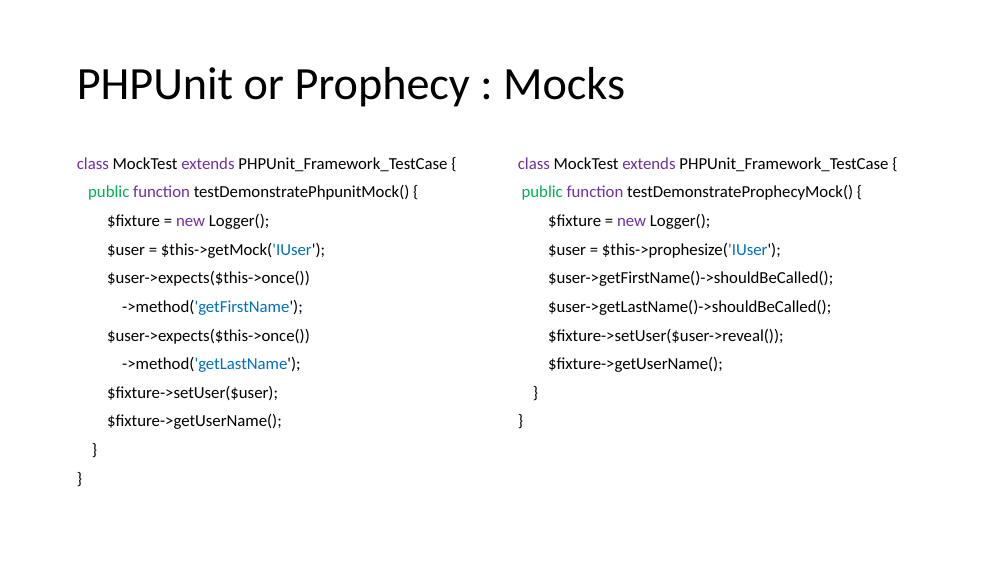
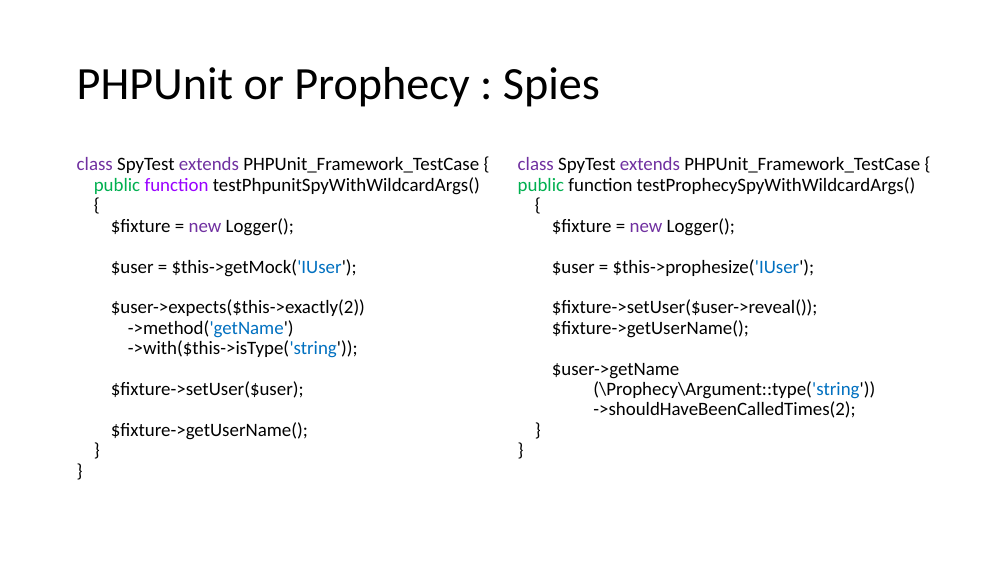
Before and after one commit to docljn/phpunit-or-prophecy-for-mocks, a slide deck: slide 52 of Creating Unit Test Mocks - PHPUnit or Prophecy.pptx (slide 53 before the commit). Drawn at 1008x567 pixels with LibreOffice and Linux fonts; fonts in the diff are those of the drawing. Boxes give left, top, right and bottom in pixels: in the first picture for what was removed or moved away, otherwise in the second. Text is boxed around its words. In the diff, an @@ line names an element or a change of style, - is before the commit and + after.

Commit message:
Worked with mock object unit tests

```diff
--- a/Creating Unit Test Mocks - PHPUnit or Prophecy.pptx
+++ b/Creating Unit Test Mocks - PHPUnit or Prophecy.pptx
@@ text at box(77, 67, 600, 107): text changed @@
-PHPUnit or Prophecy : Mocks
+PHPUnit or Prophecy : Spies
@@ text at box(77, 157, 480, 195): text changed; size 16 to 18 pt @@
-class MockTest extends PHPUnit_Framework_TestCase {
-public function testDemonstratePhpunitMock() {
+class SpyTest extends PHPUnit_Framework_TestCase {
+public function testPhpunitSpyWithWildcardArgs()
+{
@@ text at box(518, 157, 920, 195): text changed; size 16 to 18 pt @@
-class MockTest extends PHPUnit_Framework_TestCase {
-public function testDemonstrateProphecyMock() {
+class SpyTest extends PHPUnit_Framework_TestCase {
+public function testProphecySpyWithWildcardArgs()
+{
@@ text at box(111, 218, 357, 440): size 16 to 18 pt in "$fixture = new Logger();", "$user = $this->getMock('IUser');", "$fixture->setUser($user);", "$fixture->getUserName();" and 2 more places; less space between paragraphs @@
@@ text at box(552, 218, 818, 338): size 16 to 18 pt in "$fixture = new Logger();", "$user = $this->prophesize('IUser');", "$fixture->setUser($user->reveal());", "$fixture->getUserName();" and 2 more places; less space between paragraphs @@
@@ text at box(111, 299, 365, 358): text changed; size 16 to 18 pt @@
-$user->expects($this->once())
-->method('getFirstName');
-$user->expects($this->once())
-->method('getLastName');
+$user->expects($this->exactly(2))
+->method('getName')
+->with($this->isType('string'));
@@ text at box(548, 271, 833, 315): paragraphs removed @@
-$user->getFirstName()->shouldBeCalled();
-$user->getLastName()->shouldBeCalled();
@@ text at box(552, 363, 875, 418): paragraphs added @@
+$user->getName
+(\Prophecy\Argument::type('string'))
+->shouldHaveBeenCalledTimes(2);
```
Also in this commit, not shown: 48 other slides changed, 5 slides added, 4 slides removed, 5 other files.
